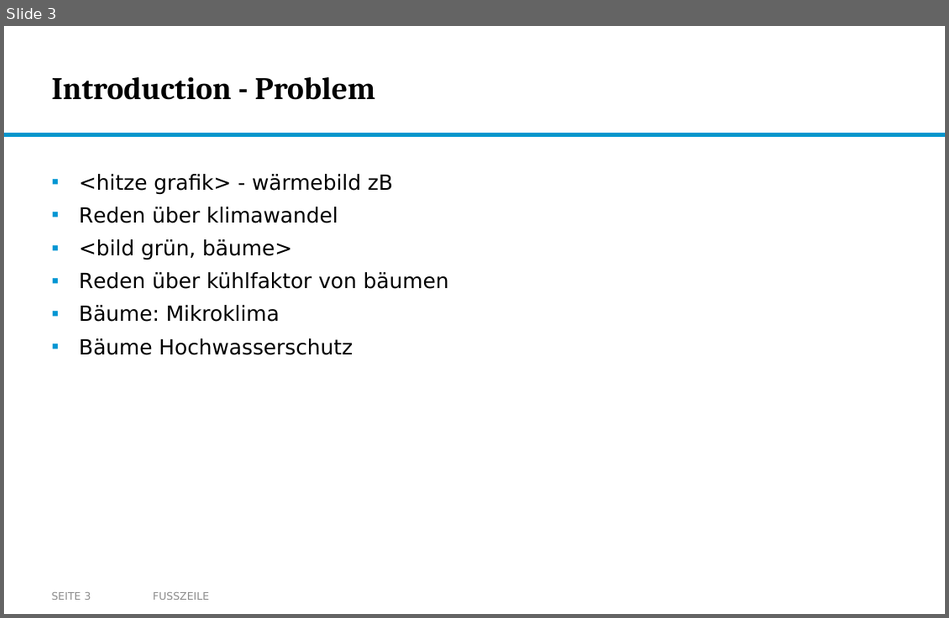
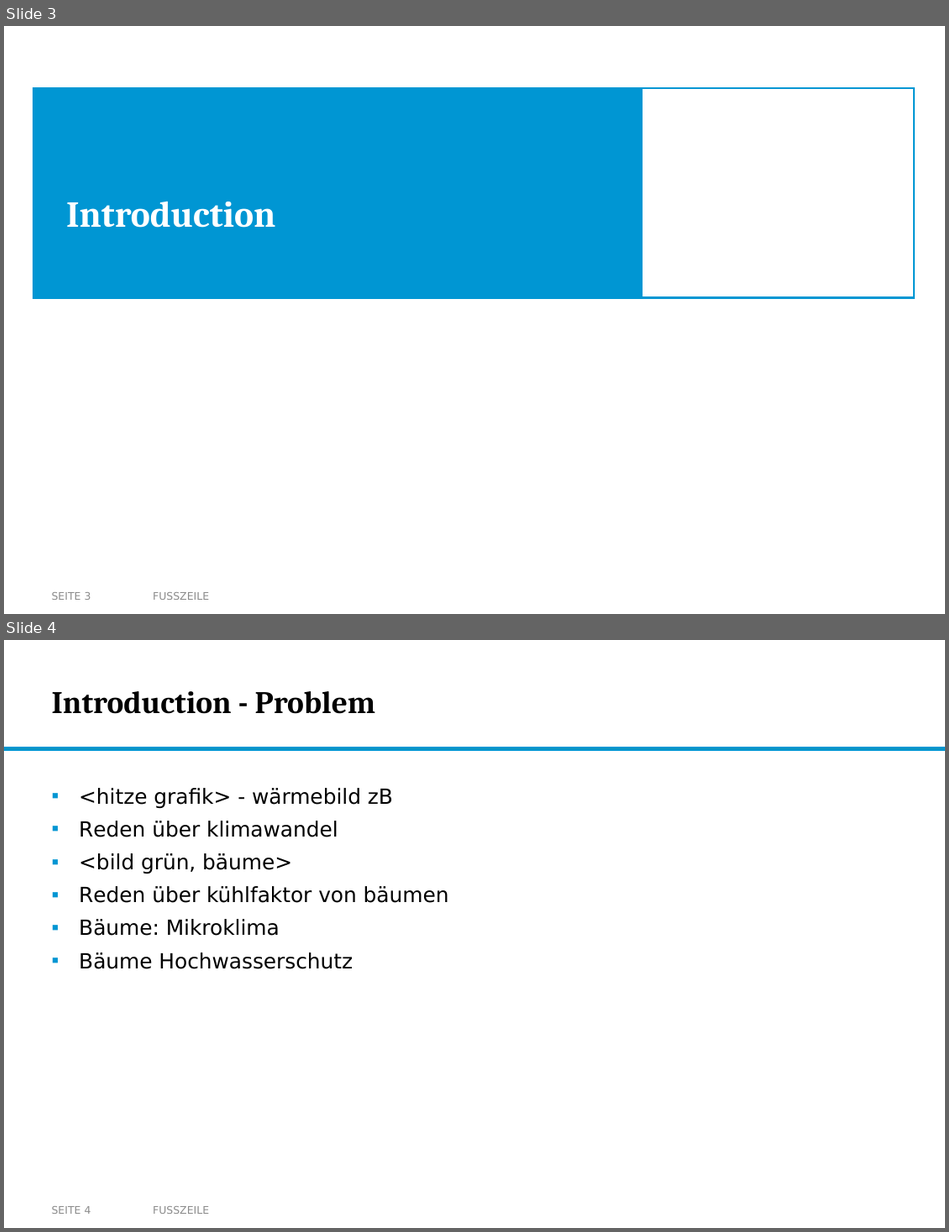
Before and after one commit to nikmaster/wu_dslab_infrared-city, a slide deck: deliverables/3b. intermediate slides/Intermediate Slides.pptx. Shown one above the other, each under a label of ours: slide 3 before the commit, slides 3 and 4 after it. The pictures are 949x618 and 949x1232 pixels, drawn with LibreOffice and Linux fonts; fonts in the diff are those of the drawing; background and template pictures are left out. Boxes give left, top, right and bottom in pixels: in the first picture for what was removed or moved away, otherwise in the second. Text is boxed around its words. In the diff, an @@ line names an element or a change of style, - is before the commit and + after.

```diff
--- a/deliverables/3b. intermediate slides/Intermediate Slides.pptx
+++ b/deliverables/3b. intermediate slides/Intermediate Slides.pptx
@@ slide 3 added at (x1=4, y1=26, x2=945, y2=614), background #FFFFFF @@
@@ rectangle added at (x1=33, y1=88, x2=641, y2=298), fill #0096D3, outline #0096D3 1.5 pt @@
@@ rectangle added at (x1=641, y1=88, x2=914, y2=298), fill #FFFFFF, outline #0096D3 1.5 pt @@
@@ title added at (x1=66, y1=201, x2=275, y2=228), 28 pt, text #FFFFFF, bold @@
+Introduction
@@ page number added at (x1=52, y1=592, x2=91, y2=600), 8 pt, text #8C8C8C @@
+SEITE 3
@@ text added at (x1=153, y1=592, x2=209, y2=600), 8 pt, text #8C8C8C @@
+FUSSZEILE
@@ what was slide 3 is now slide 4 @@
@@ page number at (x1=52, y1=1206, x2=91, y2=1214): text changed @@
-SEITE 3
+SEITE 4
```
Also in this commit, not shown: 2 slides changed, 7 other slides added.
